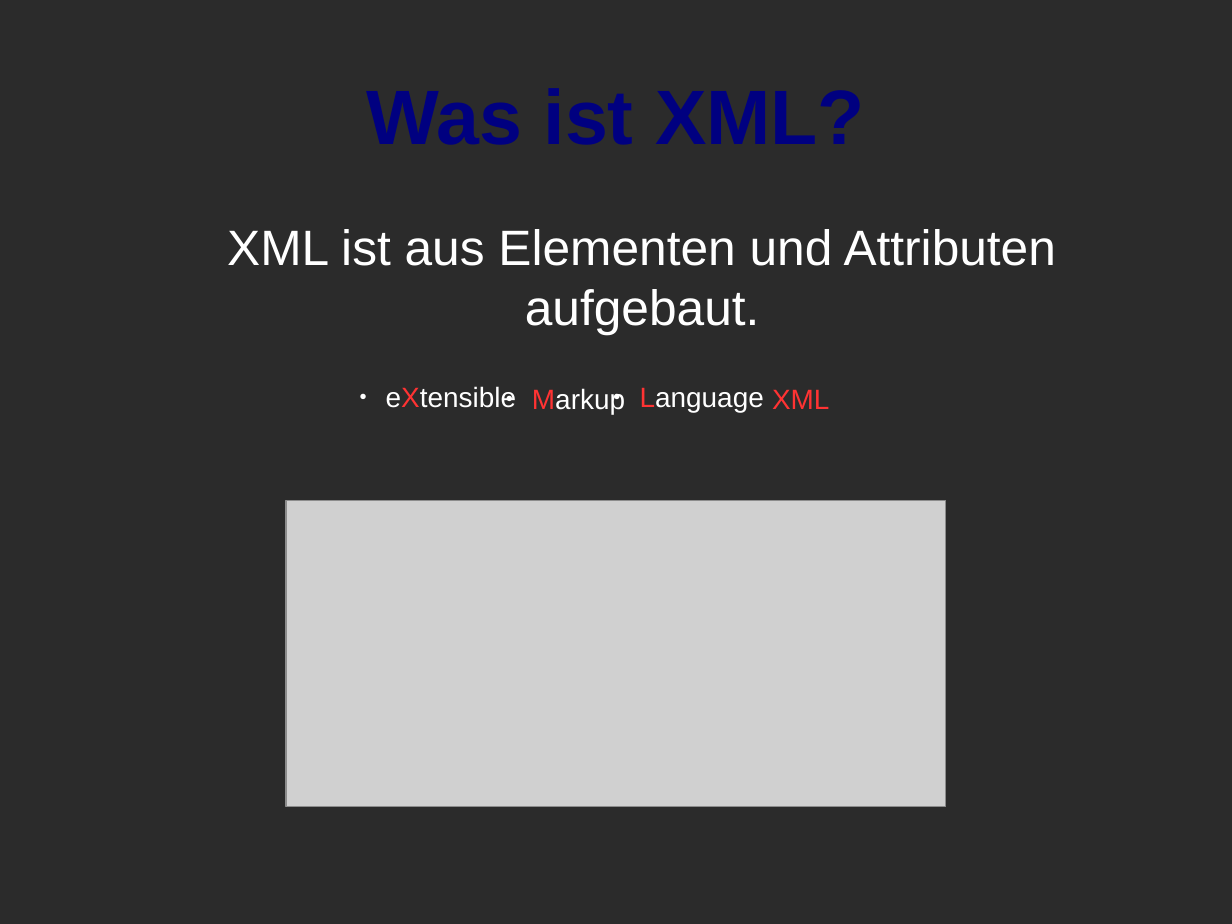
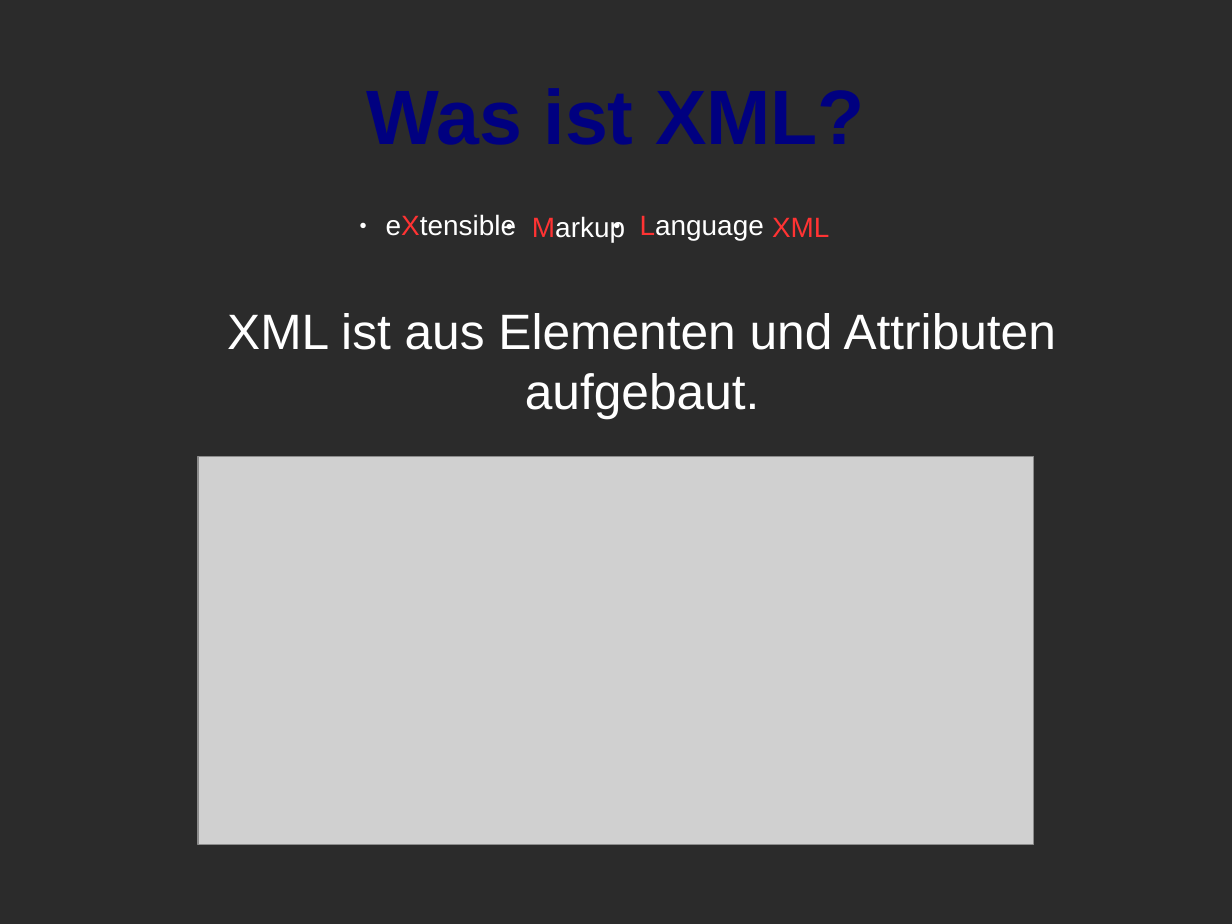
Before and after one commit to torkleyy/school-presentation, a slide deck: slide 4 of doc/presentation.odp. Drawn at 1232x924 pixels with LibreOffice and Linux fonts; fonts in the diff are those of the drawing; grey boxes stand for pictures; background and template pictures are left out; a plain dark background stands for a picture behind light text. Boxes give left, top, right and bottom in pixels: in the first picture for what was removed or moved away, otherwise in the second. Text is boxed around its words. In the diff, an @@ line names an element or a change of style, - is before the commit and + after.

```diff
--- a/doc/presentation.odp
+++ b/doc/presentation.odp
@@ text "Markup": place and size @@
-text "Markup" at (532, 388, 625, 414)
+text "Markup" at (532, 216, 625, 242)
@@ text "eXtensible": place and size @@
-text "eXtensible" at (386, 386, 516, 408)
+text "eXtensible" at (386, 214, 516, 236)
@@ text "Language": place and size @@
-text "Language" at (640, 387, 764, 412)
+text "Language" at (640, 215, 764, 241)
@@ text "XML": place and size @@
-text "XML" at (772, 389, 829, 409)
+text "XML" at (772, 217, 829, 237)
@@ text "XML ist aus Elementen und ...": place and size @@
-text "XML ist aus Elementen und ..." at (227, 229, 1056, 335)
+text "XML ist aus Elementen und ..." at (227, 313, 1056, 418)
@@ picture: place and size @@
-picture at (286, 501, 947, 807)
+picture at (198, 457, 1034, 845)
```
Also in this commit, not shown: 3 other slides changed, 6 slides added, 5 slides removed, 2 other files.
